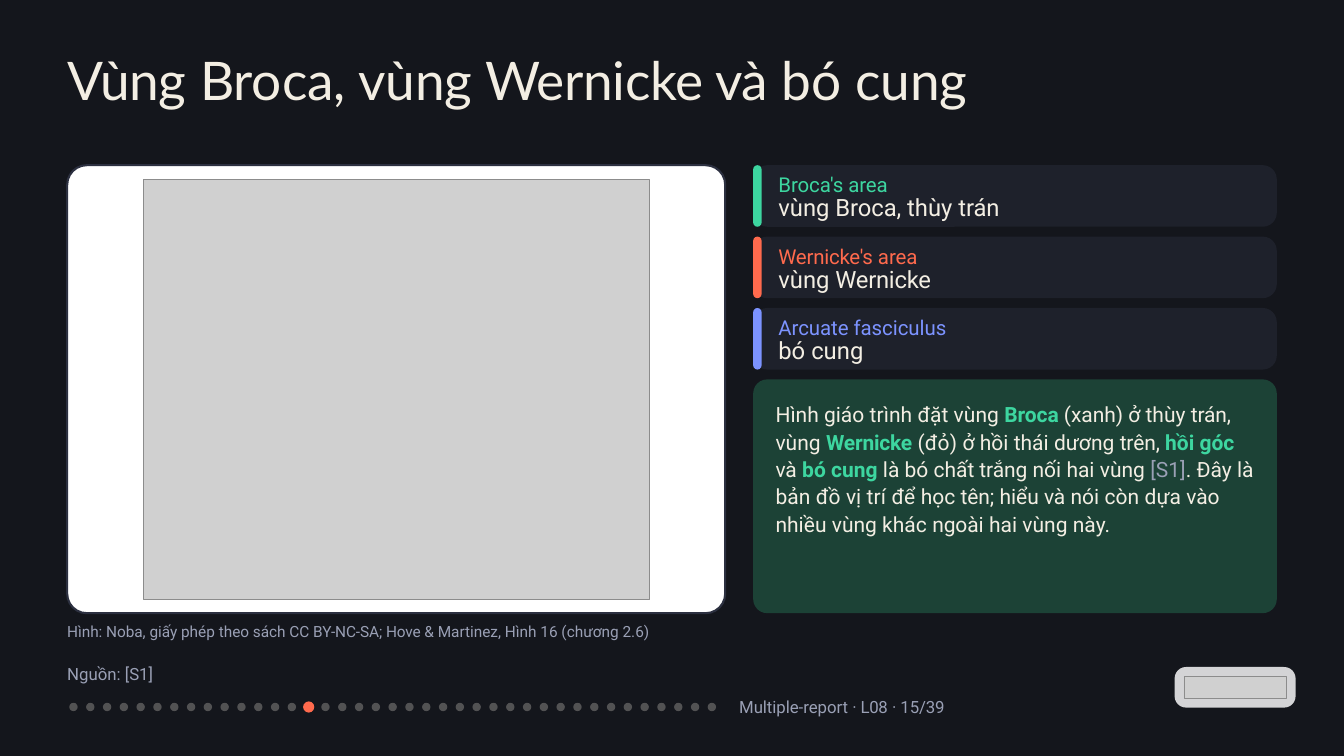
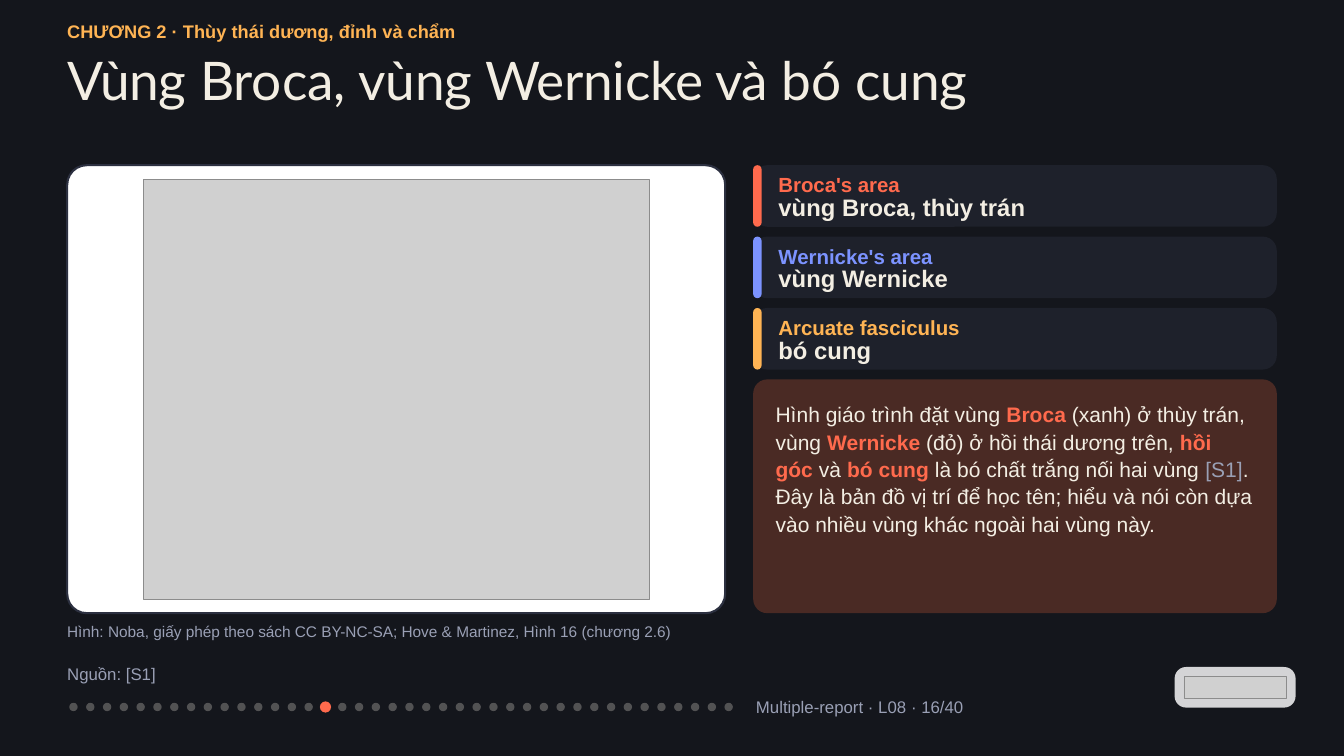
Before and after one commit to vohoailinh90/Multiple-report, a slide deck: slide 16 of lessons/L08/L08.pptx (slide 15 before the commit). Drawn at 1344x756 pixels with LibreOffice and Linux fonts; fonts in the diff are those of the drawing; grey boxes stand for pictures. Boxes give left, top, right and bottom in pixels: in the first picture for what was removed or moved away, otherwise in the second. Text is boxed around its words. In the diff, an @@ line names an element or a change of style, - is before the commit and + after.

```diff
--- a/lessons/L08/L08.pptx
+++ b/lessons/L08/L08.pptx
@@ text added at [67, 24, 456, 42], 19.5 pt, text #FFB454, bold @@
+CHƯƠNG 2 · Thùy thái dương, đỉnh và chẩm
@@ rounded rectangle: place and size @@
-rounded rectangle at [753, 237, 761, 298]
+rounded rectangle at [753, 165, 761, 227]
@@ rounded rectangle removed at [753, 165, 761, 227] @@
@@ text "Broca's area" at [778, 178, 900, 192]: font Roboto to Arial, text colour #3DD6A0 to #FF6A4D, letter spacing -0.1 to 0 pt, bold on @@
@@ text "vùng Broca, thùy trán" at [778, 198, 1025, 221]: font Roboto to Arial, bold on; letter spacing -0.1 to 0 pt in "Broca, trán" @@
@@ rounded rectangle: place and size @@
-rounded rectangle at [753, 308, 761, 370]
+rounded rectangle at [753, 237, 761, 298]
@@ text "Wernicke's area" at [778, 249, 933, 264]: font Roboto to Arial, text colour #FF6A4D to #7C93FF, bold on; letter spacing -0.2 to 0 pt in "Wernicke's"; letter spacing -0.1 to 0 pt in "area" @@
@@ text "vùng Wernicke" at [778, 269, 948, 292]: font Roboto to Arial, bold on; letter spacing -0.3 to 0 pt in "Wernicke" @@
@@ rounded rectangle added at [753, 308, 761, 370], fill #FFB454 @@
@@ text "Arcuate fasciculus" at [778, 320, 960, 336]: font Roboto to Arial, text colour #7C93FF to #FFB454, bold on; letter spacing -0.1 to 0 pt in "Arcuate" @@
@@ text "bó cung" at [778, 341, 871, 364]: font Roboto to Arial, bold on; letter spacing -0.1 to 0 pt in "bó" @@
@@ rounded rectangle at [753, 380, 1277, 614]: fill #1C4236 to #4A2A24 @@
@@ text "Hình giáo trình đặt vùng ..." at [776, 406, 1252, 536]: font Roboto to Arial; text colour #3DD6A0 to #FF6A4D in "Broca Wernicke hồi góc bó cung"; letter spacing 0.1 to 0 pt in "trình (đỏ) ở dương [S1]. trí để ..."; letter spacing -0.1 to 0 pt in "Broca (xanh) góc chất Đây tên; vào ..."; letter spacing -0.2 to 0 pt in "trán, trên, và trắng và"; letter spacing -0.3 to 0 pt in "Wernicke"; letter spacing 0.2 to 0 pt in "đồ" @@
@@ text "Hình: Noba, giấy phép theo ..." at [67, 625, 670, 640]: font Roboto to Arial; letter spacing -0.1 to 0 pt in "BY-NC-SA; Hove"; letter spacing 0 to -0.1 pt in "2.6)" @@
@@ text "Nguồn: [S1]" at [67, 667, 156, 684]: font Roboto to Arial @@
@@ ellipse: place and size @@
-ellipse at [321, 703, 329, 711]
+ellipse at [304, 703, 312, 711]
@@ ellipse: place and size @@
-ellipse at [303, 702, 314, 713]
+ellipse at [320, 702, 331, 713]
@@ ellipse added at [724, 703, 732, 711], fill #F3EEE3 at 28% opacity @@
@@ text at [756, 701, 963, 717]: text changed; font Roboto to Arial @@
-Multiple-report · L08 · 15/39
+Multiple-report · L08 · 16/40
```
Also in this commit, not shown: 38 other slides changed, 1 slide added, 1 other file.
